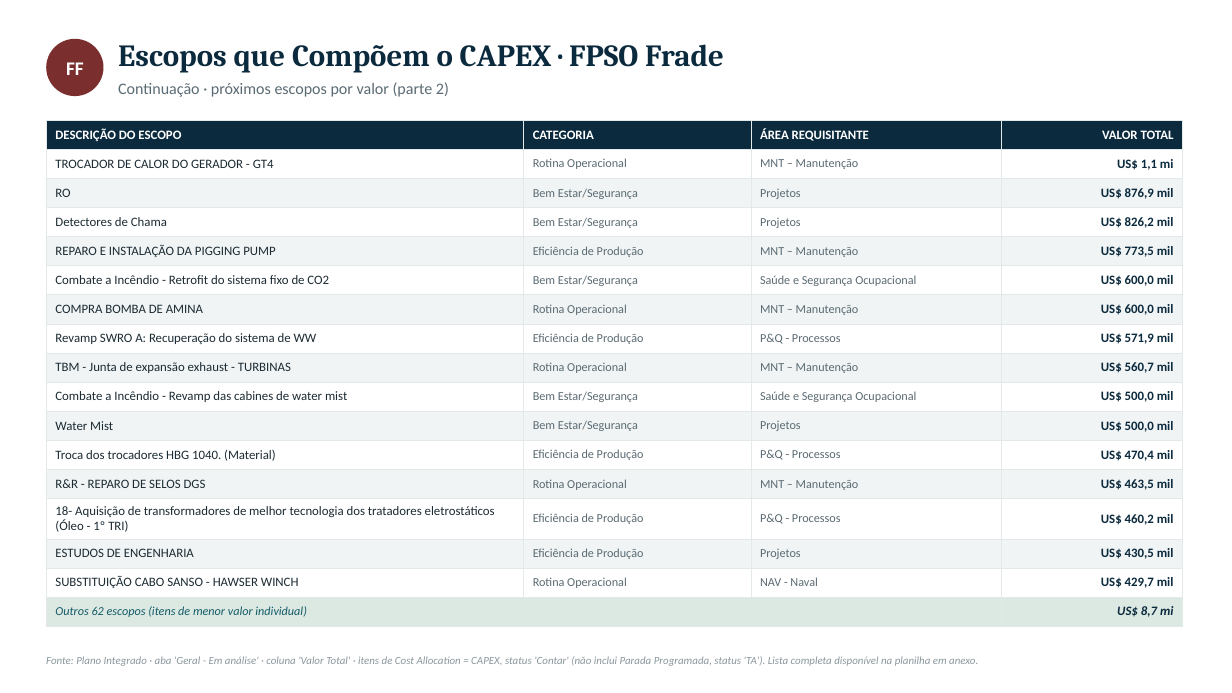
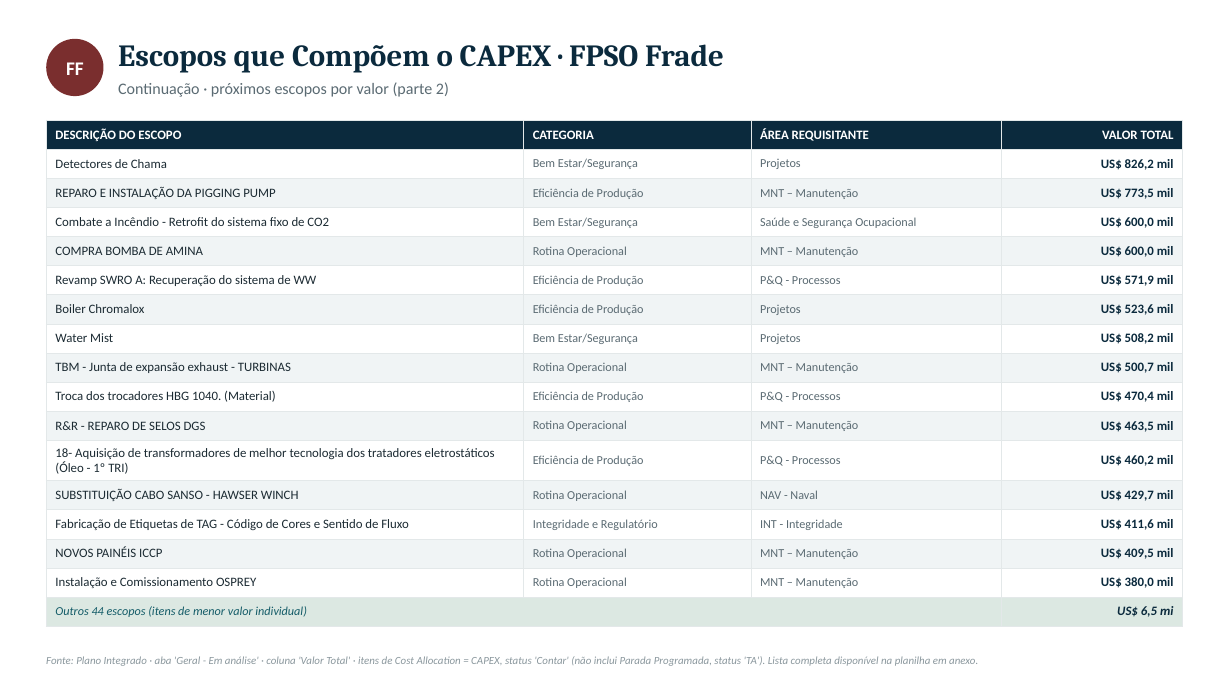
Before and after one commit to LucasRibaas/Planejamento, a slide deck: slide 24 of PRIO_Plano_Trabalho_CAPEX_2027.pptx. Drawn at 1232x693 pixels with LibreOffice and Linux fonts; fonts in the diff are those of the drawing. Boxes give left, top, right and bottom in pixels: in the first picture for what was removed or moved away, otherwise in the second. Text is boxed around its words. In the diff, an @@ line names an element or a change of style, - is before the commit and + after.

```diff
--- a/PRIO_Plano_Trabalho_CAPEX_2027.pptx
+++ b/PRIO_Plano_Trabalho_CAPEX_2027.pptx
@@ table at bbox=[46, 120, 1184, 621] @@
-row 2: TROCADOR DE CALOR DO GERADOR - GT4 | Rotina Operacional | MNT – Manutenção | US$ 1,1 mi
-row 3: RO | Bem Estar/Segurança | Projetos | US$ 876,9 mil
-row 9: TBM - Junta de expansão exhaust - TURBINAS | Rotina Operacional | MNT – Manutenção | US$ 560,7 mil
+row 7: Boiler Chromalox | Eficiência de Produção | Projetos | US$ 523,6 mil
-row 10: Combate a Incêndio - Revamp das cabines de water mist | Bem Estar/Segurança | Saúde e Segurança Ocupacional | US$ 500,0 mil
+row 8: Water Mist | Bem Estar/Segurança | Projetos | US$ 508,2 mil
-row 11: Water Mist | Bem Estar/Segurança | Projetos | US$ 500,0 mil
+row 9: TBM - Junta de expansão exhaust - TURBINAS | Rotina Operacional | MNT – Manutenção | US$ 500,7 mil
-row 15: ESTUDOS DE ENGENHARIA | Eficiência de Produção | Projetos | US$ 430,5 mil
-row 17: Outros 62 escopos (itens de menor valor individual) |  |  | US$ 8,7 mi
+row 14: Fabricação de Etiquetas de TAG - Código de Cores e Sentido de Fluxo | Integridade e Regulatório | INT - Integridade | US$ 411,6 mil
+row 15: NOVOS PAINÉIS ICCP | Rotina Operacional | MNT – Manutenção | US$ 409,5 mil
+row 16: Instalação e Comissionamento OSPREY | Rotina Operacional | MNT – Manutenção | US$ 380,0 mil
+row 17: Outros 44 escopos (itens de menor valor individual) |  |  | US$ 6,5 mi
```
Also in this commit, not shown: 3 other slides changed, 1 other file.
